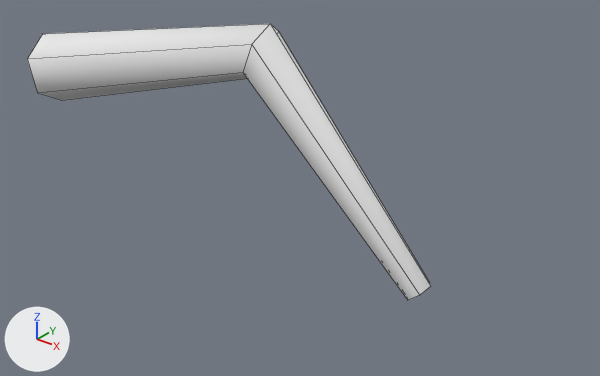
The FBX model unity/Assets/Art/Models/Kuwagata_Leg3.fbx: old version first, new version second.
Before and after are seen from a 50 mm lens placed at (0.609, -0.414, 0.223), pointed at (0.246, 0.04, -0.058). The lights are fixed; the arrows at lower left show +X, +Y and +Z. The picture after the commit comes second. Mesh edges are drawn as thin lines. Where no turn or scale is listed for an object, it has been applied to the vertices.

Objects in the first picture: 'Kuwagata_Leg3'.
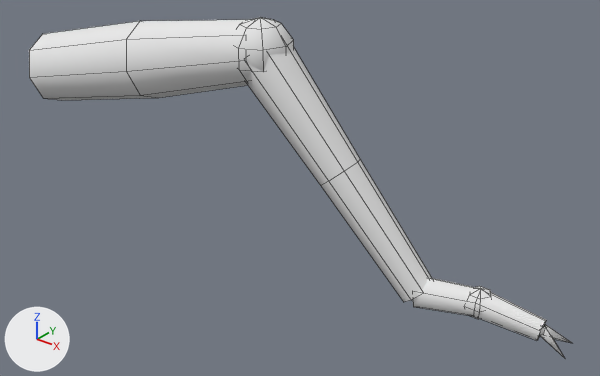
Scene script edits in JSON lines:
```json
{"block": "me_kuwagata_leg3", "where": "# used by ob_kuwagata_leg3; location = (0.0, 0.0, 0.0)"}
{"block": "me_kuwagata_leg3", "where": "# verts and faces of me_kuwagata_leg3; kept vertices keep their numbers, new ones are numbered from 18"}
{"op": "remove", "block": "me_kuwagata_leg3", "code": "me_kuwagata_leg3.from_pydata(...)  # 18 vertices, 12 faces; spans x -0.009..0.349, y -0.026..0.081, z -0.138..0.062"}
{"op": "add", "block": "me_kuwagata_leg3", "code": "me_kuwagata_leg3.from_pydata(...)  # 130 vertices, 116 faces; spans x -0.009..0.457, y -0.029..0.097, z -0.144..0.066"}
{"block": "me_kuwagata_leg3", "change": "me_kuwagata_leg3 part 1: a new loose piece, a UV sphere (8 segments, 5 rings, poles along z) spanning x 0.175..0.225, y 0.025..0.075, z 0.014..0.066, in mat_vertexcolor (white #e7e7e7)"}
{"block": "me_kuwagata_leg3", "change": "me_kuwagata_leg3 part 2: a new loose piece, a UV sphere (6 segments, 4 rings, poles along z) spanning x 0.375..0.4, y 0.066..0.088, z -0.137..-0.111, in mat_vertexcolor (white #e7e7e7)"}
{"block": "me_kuwagata_leg3", "change": "me_kuwagata_leg3 part 3: a new loose piece of 24 vertices spanning x 0.182..0.351, y 0.027..0.084, z -0.139..0.055, in mat_vertexcolor (white #e7e7e7)"}
{"block": "me_kuwagata_leg3", "change": "me_kuwagata_leg3 part 4: a new loose piece of 18 vertices spanning x 0.337..0.437, y 0.058..0.091, z -0.144..-0.112, in mat_vertexcolor (white #e7e7e7)"}
{"block": "me_kuwagata_leg3", "change": "me_kuwagata_leg3 part 5"}
{"block": "me_kuwagata_leg3", "change": "16 vertices are removed from x -0.009..0.349, y -0.026..0.081, z -0.138..0.062"}
{"block": "me_kuwagata_leg3", "change": "12 faces are deleted"}
{"block": "me_kuwagata_leg3", "change": "22 vertices are added at x -0.009..0.207, y -0.029..0.074, z -0.021..0.064"}
{"block": "me_kuwagata_leg3", "change": "16 new faces join them"}
{"block": "me_kuwagata_leg3", "change": "me_kuwagata_leg3 part 6"}
{"op": "add", "block": "me_kuwagata_leg3", "code": "verts[40] = (0.437, 0.083, -0.127)  # pixel (544, 326)"}
{"op": "add", "block": "me_kuwagata_leg3", "code": "verts[41] = (0.433, 0.078, -0.131)"}
{"op": "add", "block": "me_kuwagata_leg3", "code": "verts[42] = (0.433, 0.084, -0.136)"}
{"op": "add", "block": "me_kuwagata_leg3", "code": "verts[43] = (0.437, 0.089, -0.131)"}
{"op": "add", "block": "me_kuwagata_leg3", "code": "verts[44] = (0.457, 0.076, -0.142)  # pixel (565, 358)"}
{"op": "add", "block": "me_kuwagata_leg3", "code": "verts[45] = (0.437, 0.085, -0.127)  # pixel (545, 324)"}
{"op": "add", "block": "me_kuwagata_leg3", "code": "verts[46] = (0.438, 0.079, -0.131)  # pixel (543, 334)"}
{"op": "add", "block": "me_kuwagata_leg3", "code": "verts[47] = (0.433, 0.082, -0.136)  # pixel (537, 335)"}
{"op": "add", "block": "me_kuwagata_leg3", "code": "verts[48] = (0.432, 0.088, -0.131)"}
{"op": "add", "block": "me_kuwagata_leg3", "code": "verts[49] = (0.454, 0.097, -0.142)  # pixel (572, 343)"}
{"op": "add", "block": "me_kuwagata_leg3", "code": "faces += [(40, 41, 44), (41, 42, 44), (42, 43, 44), (40, 44, 43), (45, 46, 49), (46, 47, 49)]"}
{"op": "add", "block": "me_kuwagata_leg3", "code": "faces += [(47, 48, 49), (45, 49, 48)]"}
```

Pixel boxes (x1, y1, x2, y2) of what changed, in the pictures (600 x 376 px; the box of a moved part takes in the faces that stretch with it):
```json
{"object": "Kuwagata_Leg3", "change": "reshaped", "before": [27, 24, 431, 300], "after": [29, 17, 572, 357], "on screen": "34% wider, 23% taller"}
{"part": 1, "of": "me_kuwagata_leg3", "change": "added", "after": [235, 17, 294, 77]}
{"part": 2, "of": "me_kuwagata_leg3", "change": "added", "after": [469, 286, 491, 319]}
{"part": 3, "of": "me_kuwagata_leg3", "change": "added", "after": [246, 47, 432, 302]}
{"part": 4, "of": "me_kuwagata_leg3", "change": "added", "after": [413, 278, 546, 340]}
{"part": 5, "of": "me_kuwagata_leg3", "change": "moved or reshaped", "before": [27, 24, 431, 300], "after": [29, 20, 249, 100]}
{"part": 6, "of": "me_kuwagata_leg3", "change": "added", "after": [539, 325, 572, 357]}
```
